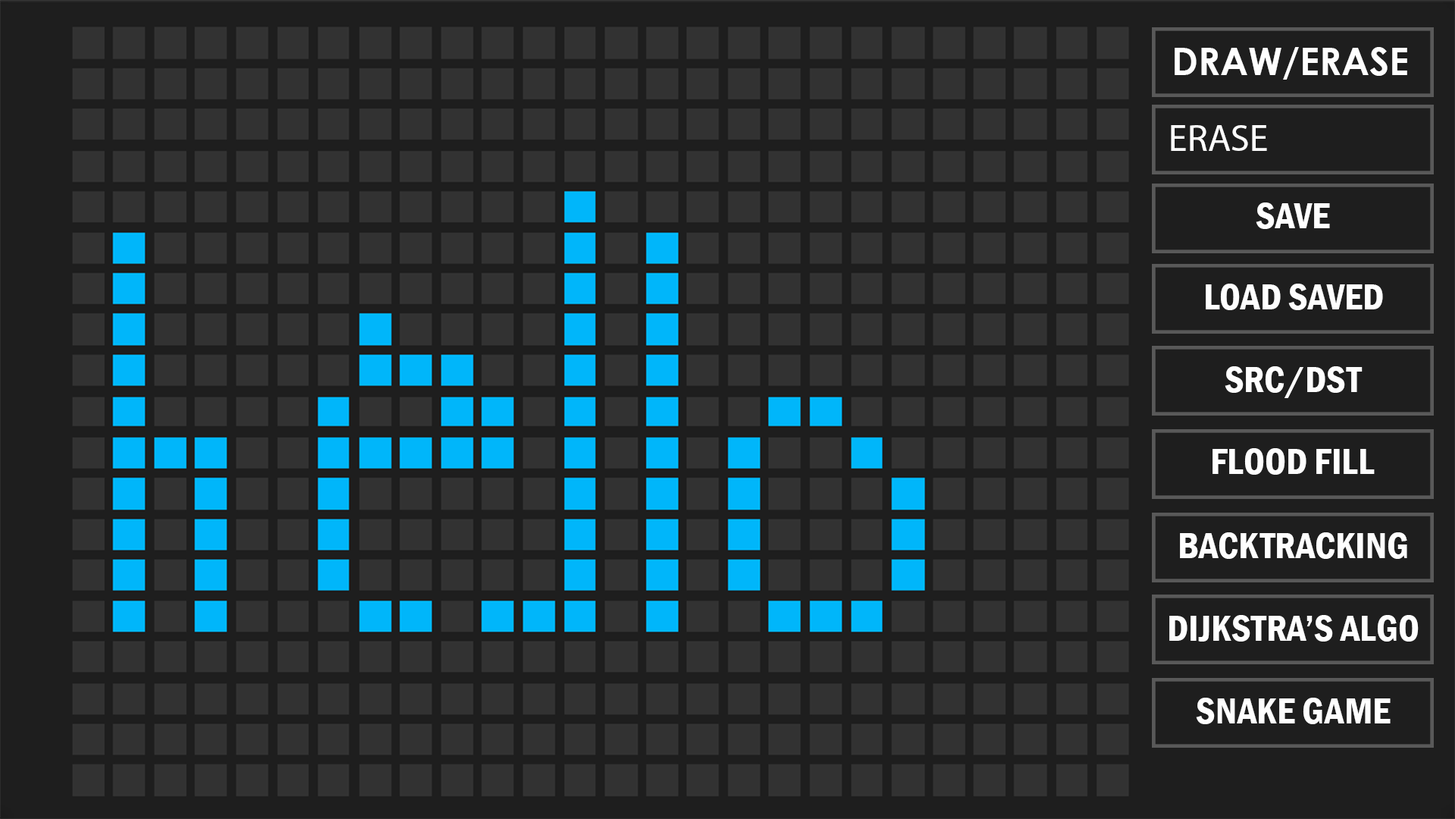
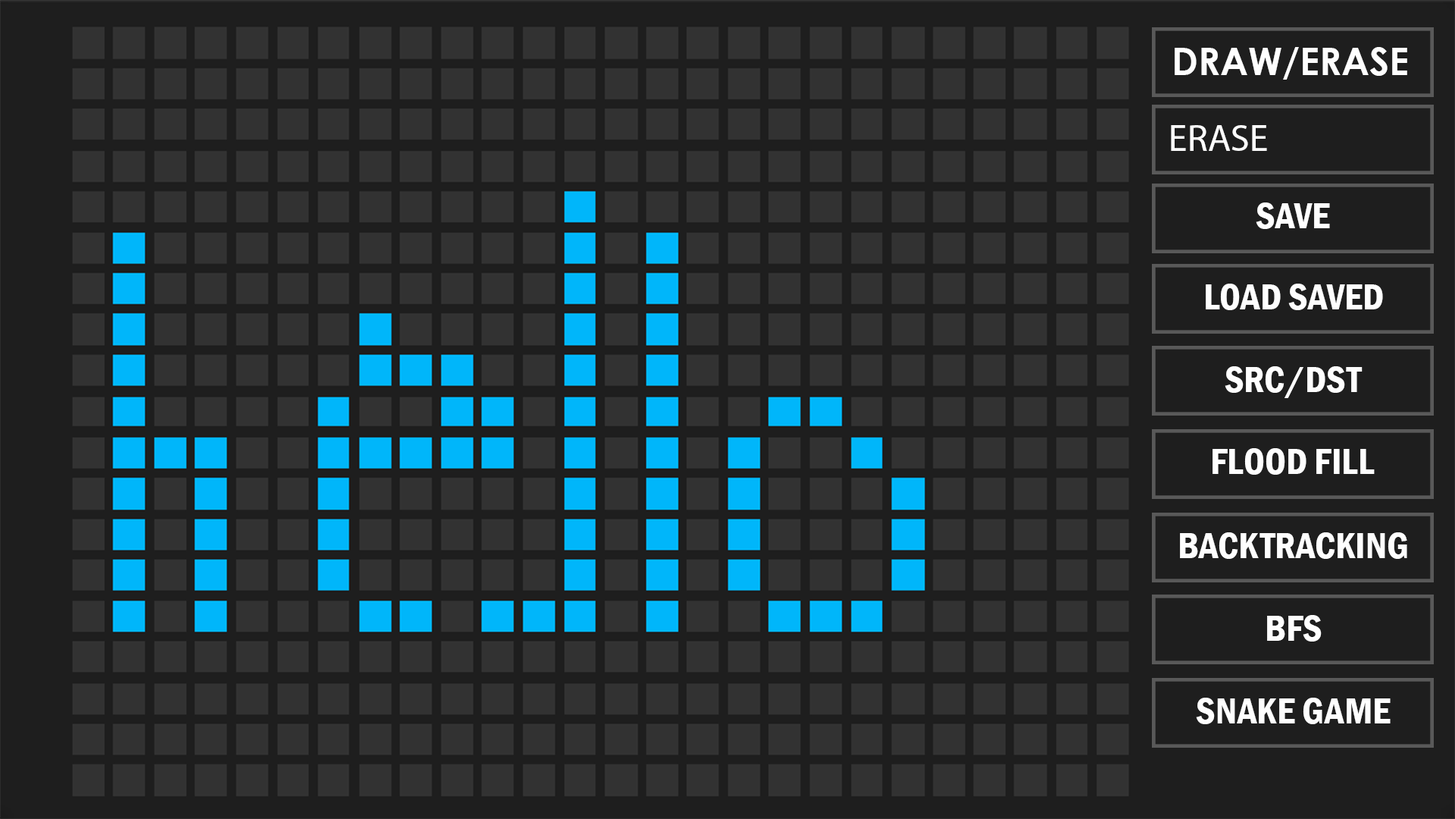
Two versions of the same layered image (1455px x 819px). Layer-by-layer changes:
renamed "BACAKTRACKING" to "BFS", painted on it over [1169, 614, 1419, 642]
